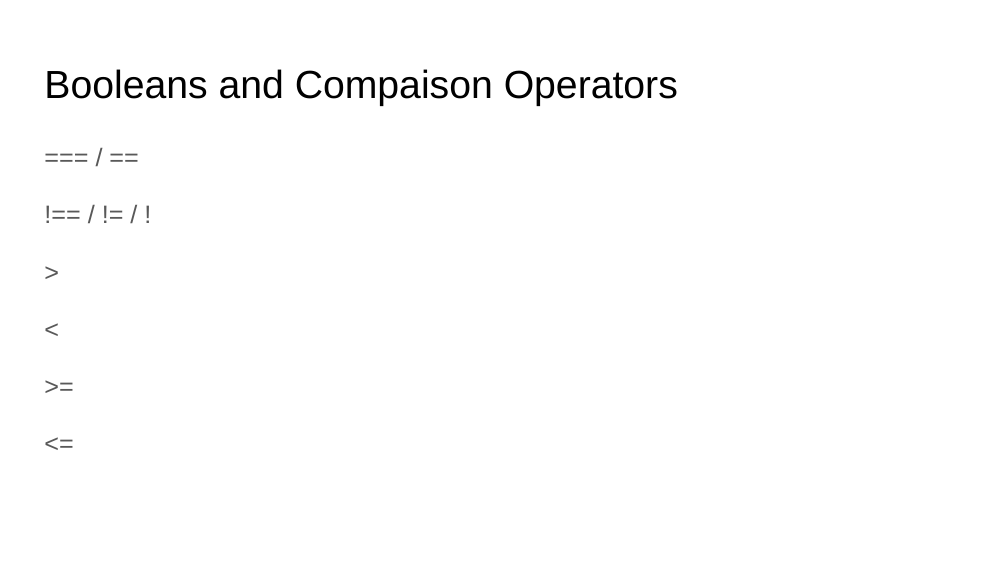
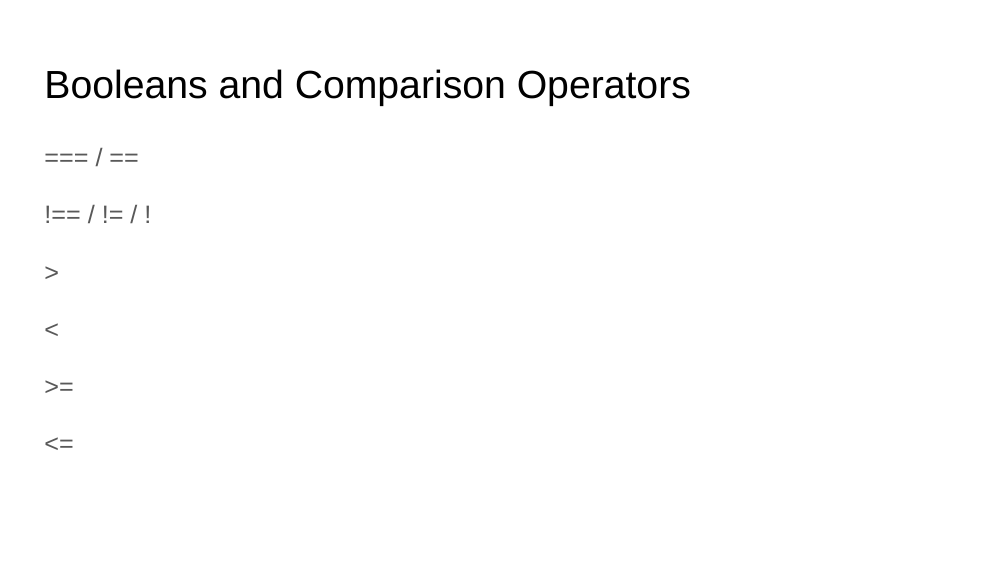
Before and after one commit to ng-peter/EQ_Javascript_L1, a slide deck: slide 7 of Javascript - WK03.pptx. Drawn at 1008x567 pixels with LibreOffice and Linux fonts; fonts in the diff are those of the drawing. Boxes give left, top, right and bottom in pixels: in the first picture for what was removed or moved away, otherwise in the second. Text is boxed around its words. In the diff, an @@ line names an element or a change of style, - is before the commit and + after.

Commit message:
Add files via upload
Updated powerpoint

```diff
--- a/Javascript - WK03.pptx
+++ b/Javascript - WK03.pptx
@@ title at [44,69,691,106]: text changed @@
-Booleans and Compaison Operators
+Booleans and Comparison Operators
```
